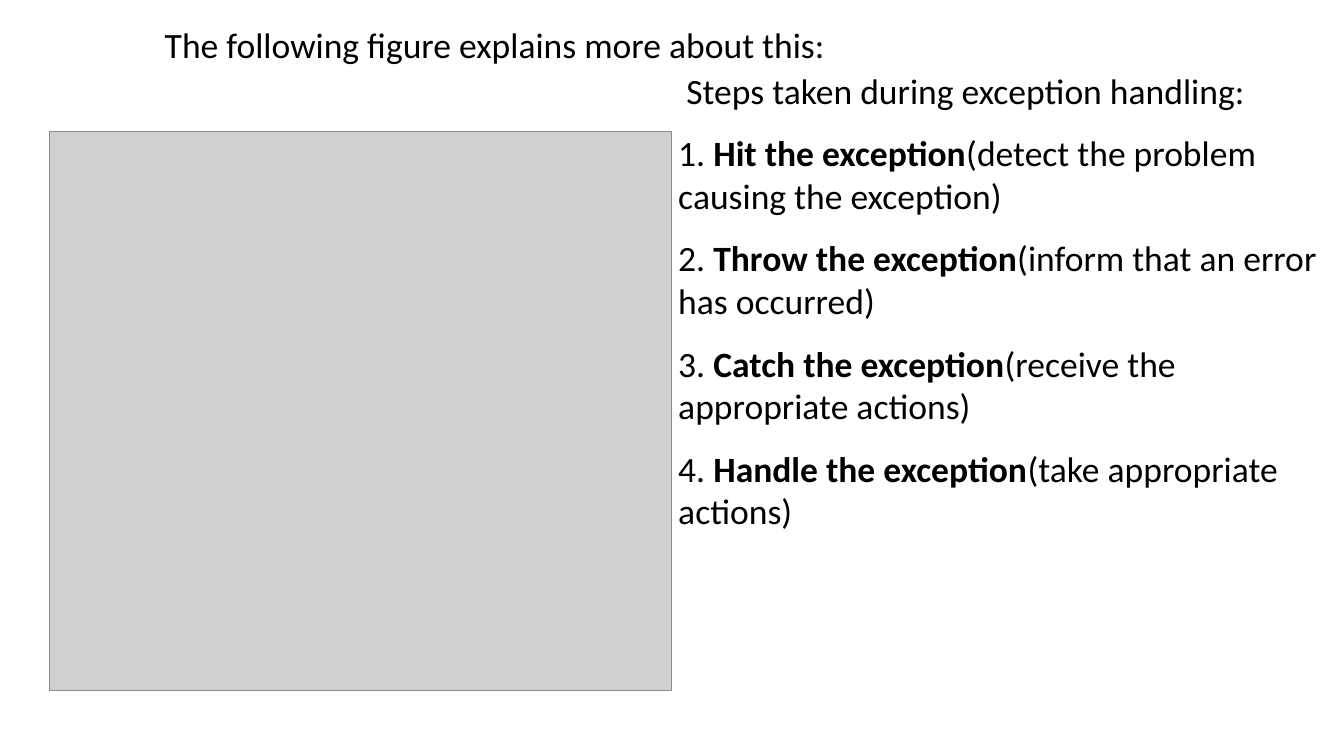
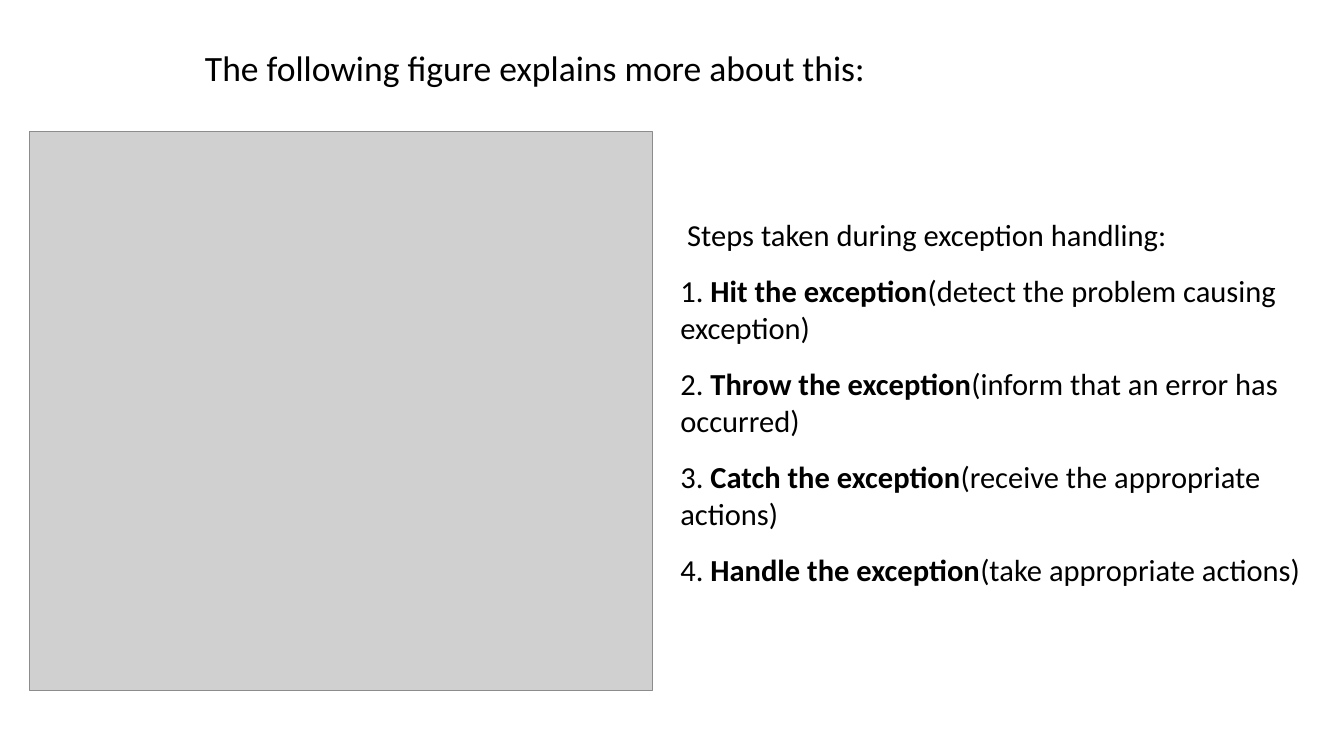
Before and after one commit to ShiqiYu/CPP, a slide deck: slide 10 of week14/Lab14.pptx. Drawn at 1344x756 pixels with LibreOffice and Linux fonts; fonts in the diff are those of the drawing; grey boxes stand for pictures; background and template pictures are left out. Boxes give left, top, right and bottom in pixels: in the first picture for what was removed or moved away, otherwise in the second. Text is boxed around its words. In the diff, an @@ line names an element or a change of style, - is before the commit and + after.

```diff
--- a/week14/Lab14.pptx
+++ b/week14/Lab14.pptx
@@ text "The following figure explains more ...": place and size @@
-text "The following figure explains more ..." at box(165, 33, 824, 64)
+text "The following figure explains more ..." at box(205, 56, 864, 87)
@@ picture: place and size @@
-picture at box(49, 131, 673, 691)
+picture at box(29, 132, 652, 692)
@@ text "Steps taken during exception handling:": place and size @@
-text "Steps taken during exception handling:" at box(678, 79, 1316, 529)
+text "Steps taken during exception handling:" at box(680, 224, 1300, 586)
@@ text at box(680, 224, 1300, 586): size 25.4 to 21.8 pt in "Steps taken during exception handling:", "2. Throw the exception(inform that an error ...", "3. Catch the exception(receive the appropriate actions)", "4. Handle the exception(take appropriate actions)" @@
@@ text at box(680, 280, 1276, 344): text changed; size 25.4 to 21.8 pt @@
-  1. Hit the exception(detect the problem causing the exception)
+  1. Hit the exception(detect the problem causing exception)
```
Also in this commit, not shown: 14 other slides changed, 9 slides added, 14 slides removed.
